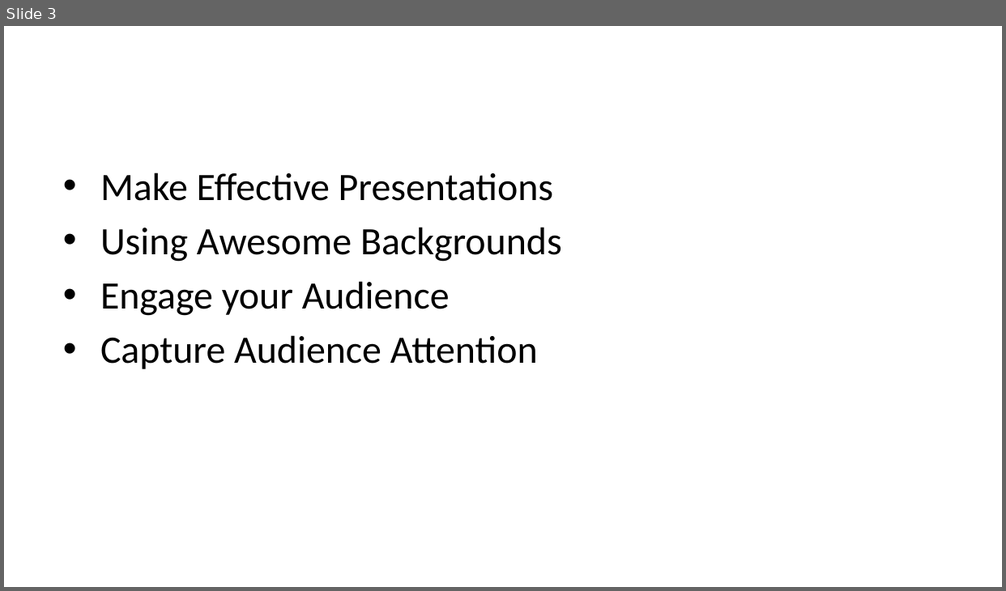
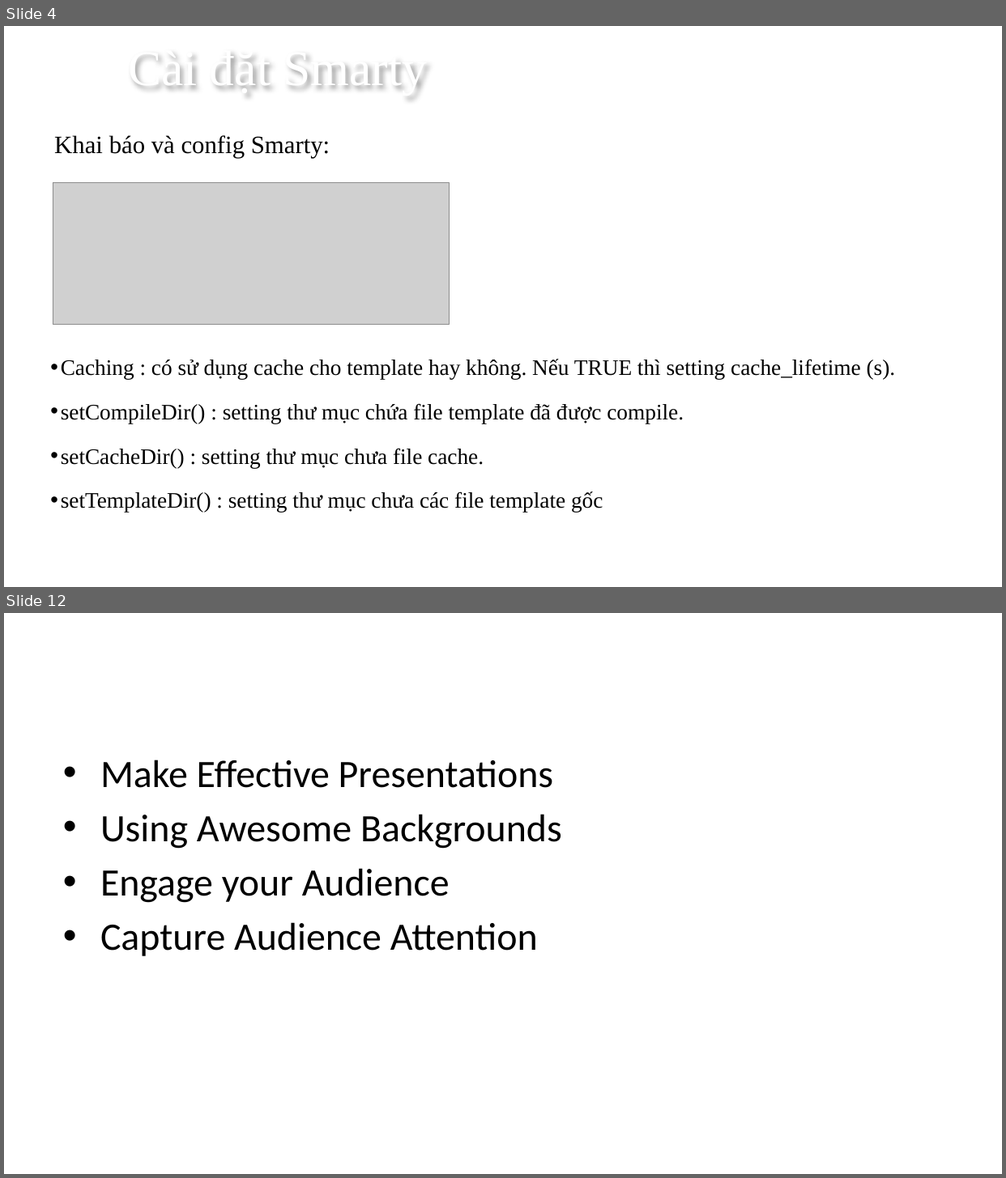
Before and after one commit to norihood/nihongo, a slide deck: PP dep/Mau_PowerPoint_Dep/smarty.pptx. Shown one above the other, each under a label of ours: slide 3 before the commit, slides 4 and 12 after it; the slides between them are not shown. The pictures are 1006x591 and 1006x1178 pixels, drawn with LibreOffice and Linux fonts; fonts in the diff are those of the drawing; grey boxes stand for pictures; background and template pictures are left out. Boxes give left, top, right and bottom in pixels: in the first picture for what was removed or moved away, otherwise in the second. Text is boxed around its words. In the diff, an @@ line names an element or a change of style, - is before the commit and + after.

```diff
--- a/PP dep/Mau_PowerPoint_Dep/smarty.pptx
+++ b/PP dep/Mau_PowerPoint_Dep/smarty.pptx
@@ slide 4 added at (4, 26, 1002, 587), background picture (left out) @@
@@ text added at (128, 55, 428, 89), 36 pt, text #FFFFFF @@
+Cài đặt Smarty
@@ text added at (54, 135, 330, 158), 18 pt, text #000000 @@
+Khai báo và config Smarty:
@@ picture added at (53, 182, 449, 324) @@
@@ text added at (61, 359, 896, 513), 16 pt, text #000000 @@
+• Caching : có sử dụng cache cho template hay không. Nếu TRUE thì setting cache_lifetime (s).
+• setCompileDir() : setting thư mục chứa file template đã được compile.
+• setCacheDir() : setting thư mục chưa file cache.
+• setTemplateDir() : setting thư mục chưa các file template gốc
@@ what was slide 3 is now slide 12 @@
```
Also in this commit, not shown: 1 slide changed, 8 other slides added, 1 other file.
